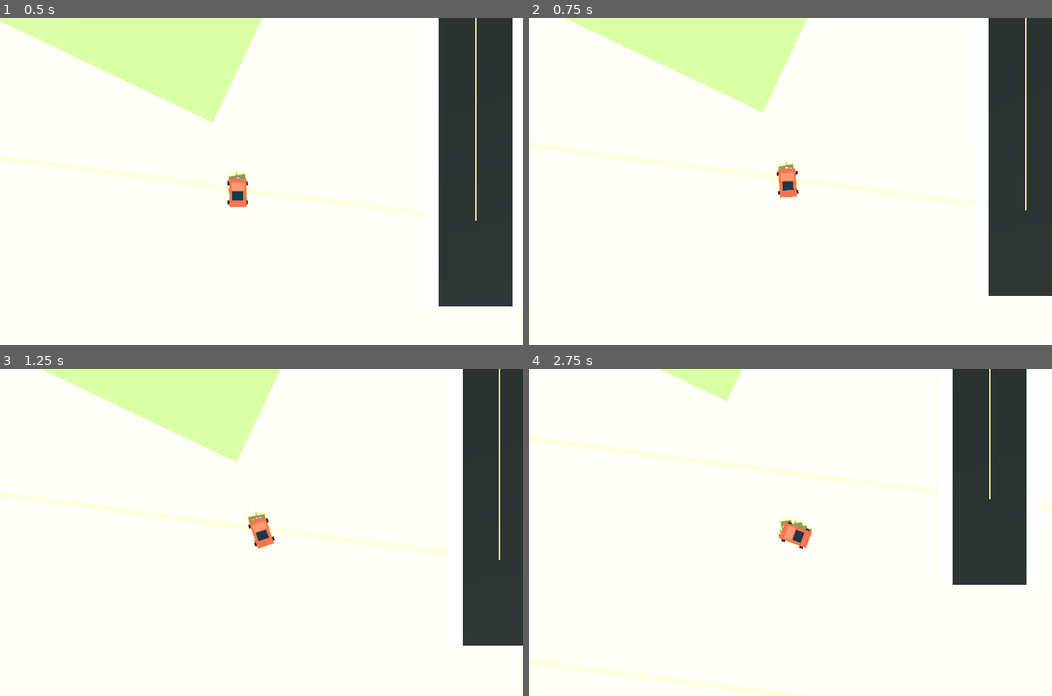
Above: before the commit, frames 1-4 (two rows, left to right).
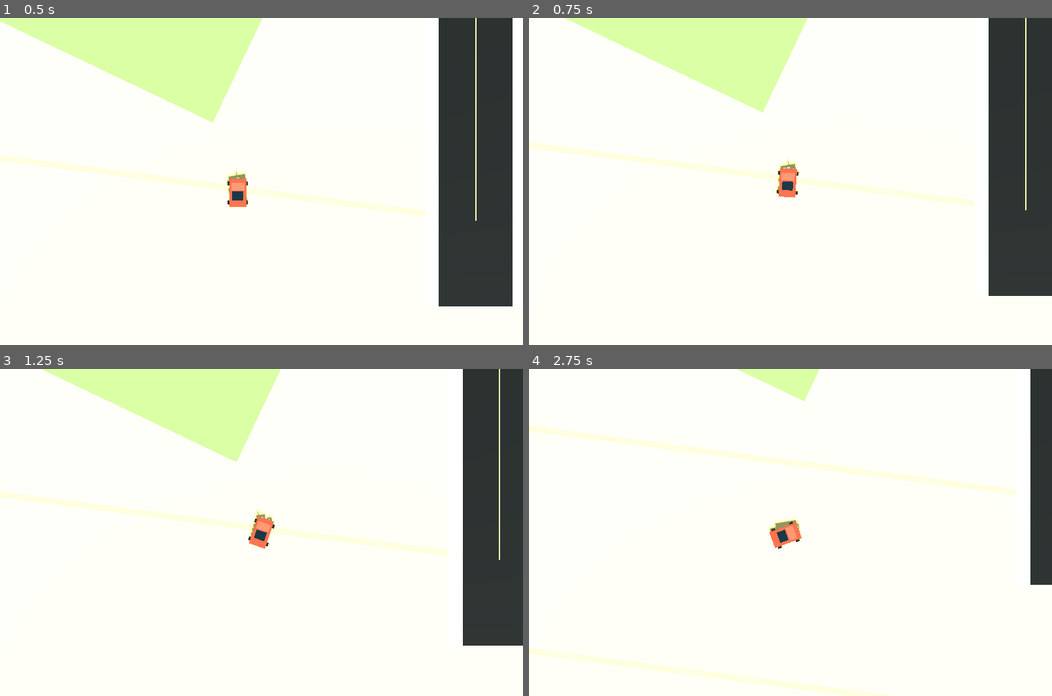
Above: after the commit, the same moments.

Repository: scaiado/lisbon3D
Game: Godot game, scene res://scenes/main.tscn
Same seed, same stepped clock (60 frames per second), same inputs: the game is played once before the commit and once after it.
Inputs:
- Up to frame 1 (0.5 s): no input
- Up to frame 2 (0.75 s): hold D (steer_right) from 0.53 s (still down); hold Shift (boost) from 0.53 s (still down)
- Up to frame 3 (1.25 s): keep holding D (steer_right); keep holding Shift (boost)
- Up to frame 4 (2.75 s): release D (steer_right) at 1.28 s; release Shift (boost) at 1.28 s; hold S (brake) 1.28-2.03 s; tap Shift (boost) at 1.35 s; hold D (steer_right) from 2.03 s (still down); hold Shift (boost) from 2.03 s (still down)

Frame 1 is identical in both runs. In frame 2, 0.1% of the frame differs, in the area x 47-52%, y 43-55%; in frame 3, 0.3%; in frame 4, 17%, in the area x 0-100%, y 0-91%.

Commit message:
Add visible native object collisions

Diff:
--- a/game/godot/scripts/main.gd
+++ b/game/godot/scripts/main.gd
@@ -28,7 +28,7 @@
 	vehicle.name = "PlayerCar"
 	vehicle.position = world.get_spawn_position()
 	vehicle.rotation.y = world.get_spawn_heading()
-	vehicle.configure(world.get_road_segments())
+	vehicle.configure(world.get_road_segments(), world.get_collision_zones())
 	add_child(vehicle)
 
 	camera_rig = CameraRig.new()
--- a/game/godot/scripts/vehicle_controller.gd
+++ b/game/godot/scripts/vehicle_controller.gd
@@ -8,10 +8,12 @@
 const STEER_RATE := 2.2
 const CAR_WIDTH := 3.2
 const CAR_LENGTH := 5.4
+const COLLISION_RADIUS := 2.2
 
 var speed := 0.0
 var steering := 0.0
 var road_segments: Array[Dictionary] = []
+var collision_zones: Array[Dictionary] = []
 
 var body_material := _make_material(Color(0.95, 0.22, 0.14), 0.45)
 var hood_material := _make_material(Color(1.0, 0.3, 0.22), 0.42)
@@ -22,8 +24,9 @@
 func _ready() -> void:
 	_build_car_mesh()
 
-func configure(segments: Array[Dictionary]) -> void:
+func configure(segments: Array[Dictionary], zones: Array[Dictionary]) -> void:
 	road_segments = segments
+	collision_zones = zones
 
 func reset_motion() -> void:
 	speed = 0.0
@@ -41,12 +44,37 @@
 	speed = clamp(speed, -12.0, MAX_SPEED * boost)
 
 	steering = lerp(steering, steer_input, min(delta * 8.0, 1.0))
-	rotation.y += steering * STEER_RATE * delta * clamp(abs(speed) / 18.0, 0.25, 1.0)
+	rotation.y -= steering * STEER_RATE * delta * clamp(abs(speed) / 18.0, 0.25, 1.0)
 
-	global_position += _forward() * speed * delta
+	var previous_position := global_position
+	var next_position := global_position + _forward() * speed * delta
+	var collision := _first_collision(next_position)
+	if collision.is_empty():
+		global_position = next_position
+	else:
+		global_position = previous_position
+		speed *= -0.18
 
 func _forward() -> Vector3:
 	return (-global_transform.basis.z).normalized()
+
+func _first_collision(point: Vector3) -> Dictionary:
+	for zone in collision_zones:
+		if _collides_with_zone(point, zone):
+			return zone
+	return {}
+
+func _collides_with_zone(point: Vector3, zone: Dictionary) -> bool:
+	var center: Vector3 = zone.get("center", Vector3.ZERO)
+	if zone.get("kind", "circle") == "box":
+		var half_extents: Vector2 = zone.get("size", Vector2.ZERO)
+		var dx: float = abs(point.x - center.x)
+		var dz: float = abs(point.z - center.z)
+		return dx < half_extents.x + COLLISION_RADIUS and dz < half_extents.y + COLLISION_RADIUS
+
+	var radius: float = float(zone.get("size", Vector2(COLLISION_RADIUS, 0.0)).x)
+	var flat_distance := Vector2(point.x - center.x, point.z - center.z).length()
+	return flat_distance < radius + COLLISION_RADIUS
 
 func _nearest_road(point: Vector3) -> Dictionary:
 	var best := {}
--- a/game/godot/scripts/world_generator.gd
+++ b/game/godot/scripts/world_generator.gd
@@ -6,6 +6,7 @@
 const WORLD_SCALE := 1.0
 
 var road_segments: Array[Dictionary] = []
+var collision_zones: Array[Dictionary] = []
 var spawn_position := Vector3.ZERO
 var spawn_heading := 0.0
 
@@ -57,6 +58,9 @@
 func get_road_segments() -> Array[Dictionary]:
 	return road_segments
 
+func get_collision_zones() -> Array[Dictionary]:
+	return collision_zones
+
 func _add_ground(slice: Dictionary) -> void:
 	var bounds: Dictionary = slice.get("playableBounds", {
 		"minX": -520,
@@ -162,6 +166,7 @@
 		var material: Material = building_materials[index % building_materials.size()]
 		_add_box("Building", bounds.center + Vector3(0, height * 0.5, 0), footprint, 0.0, material)
 		_add_box("Roof", bounds.center + Vector3(0, height + 0.16, 0), Vector3(footprint.x * 1.03, 0.32, footprint.z * 1.03), 0.0, roof_material)
+		_add_collision_zone("box", bounds.center, Vector2(footprint.x * 0.5 + 2.2, footprint.z * 0.5 + 2.2))
 		index += 1
 
 func _add_greenery(green_features: Array, roads: Array, add_roadside_trees := true) -> void:
@@ -211,6 +216,7 @@
 
 func _add_tree(position: Vector3, scale := 1.0, variant := "jacaranda") -> void:
 	_add_box("TreeTrunk", position + Vector3(0, 1.15 * scale, 0), Vector3(0.32, 2.3, 0.32) * scale, 0.0, trunk_material)
+	_add_collision_zone("circle", position, Vector2(1.25 * scale, 0.0))
 	var canopy := MeshInstance3D.new()
 	canopy.name = "TreeCanopy"
 	canopy.mesh = SphereMesh.new()
@@ -230,10 +236,12 @@
 	bush.scale = Vector3(1.25, 0.72, 1.0)
 	bush.material_override = leaf_materials[(_variant_index(variant) + 1) % leaf_materials.size()]
 	add_child(bush)
+	_add_collision_zone("circle", position, Vector2(1.05 * scale, 0.0))
 
 func _add_bench(position: Vector3, heading: float, scale := 1.0) -> void:
 	_add_box("BenchSeat", position + Vector3(0, 0.46 * scale, 0), Vector3(2.4, 0.22, 0.55) * scale, heading, bench_material)
 	_add_box("BenchBack", position + Vector3(0, 0.83 * scale, -0.26 * scale), Vector3(2.4, 0.55, 0.18) * scale, heading, bench_material)
+	_add_collision_zone("circle", position, Vector2(1.35 * scale, 0.0))
 
 func _add_toy_landmarks() -> void:
 	_add_box("ToyMonument", Vector3(-75, 8, 285), Vector3(5, 16, 5), 0.0, _make_material(Color(0.9, 0.67, 0.29), 0.7))
@@ -331,8 +339,17 @@
 	]
 
 func _clear_children() -> void:
+	road_segments.clear()
+	collision_zones.clear()
 	for child in get_children():
 		child.queue_free()
+
+func _add_collision_zone(kind: String, center: Vector3, size: Vector2) -> void:
+	collision_zones.append({
+		"kind": kind,
+		"center": center,
+		"size": size
+	})
 
 static func _make_material(color: Color, roughness: float) -> StandardMaterial3D:
 	var material := StandardMaterial3D.new()
